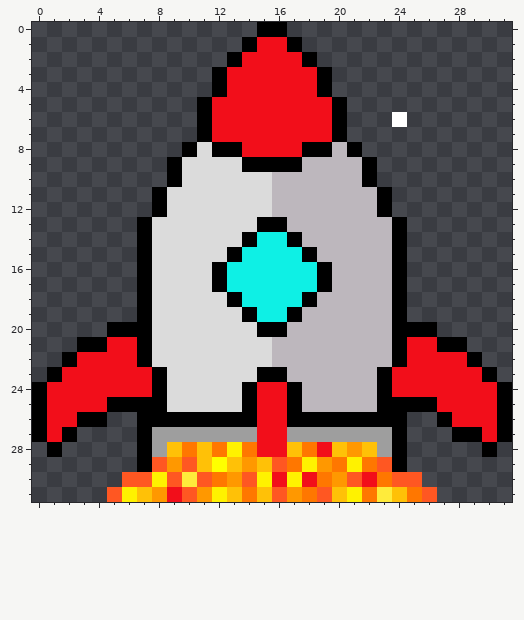
Pixel-art sprite -- resources/player_ship.png. This is how it looked before the edit.
The file is 32x32 pixels.
The result:
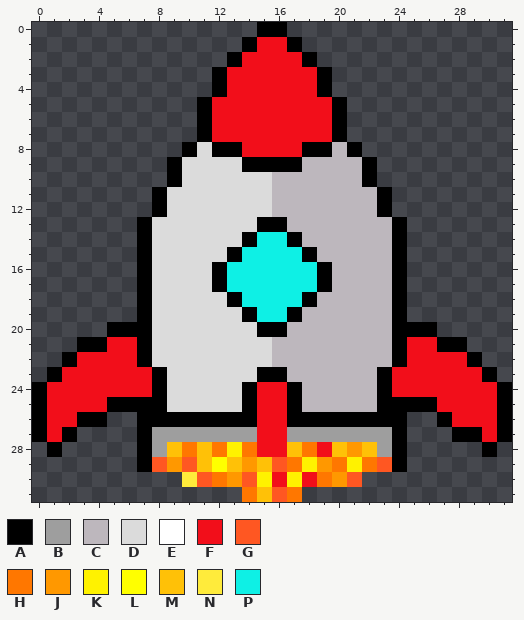
Palette (. is transparent): A #000000  B #9e9e9e  C #bdb7bd  D #dbdbdb  E #ffffff  F #f20e1a  G #ff5722  H #ff7700  J #ff9800  K #fff200  L #ffff00  M #ffc107  N #ffeb3b  P #0ef0e5
Difference:
The edit turns colour J into colour H in row 31 at x 17.
Colour E is removed in row 6 at x 24.
Colour F is removed in row 30 at x 22; in row 31 at x 9.
Colour G is removed in row 30 at x 6 to 7, 9 and 24 to 25; in row 31 at x 5, 10, 19 and 26.
Colour H is removed in row 30 at x 23; in row 31 at x 18, 22 and 25.
Colour J is removed in row 31 at x 8 and 11.
Colour K is removed in row 30 at x 8; in row 31 at x 6, 12 and 21.
Colour M is removed in row 31 at x 7, 13, 20 and 24.
Colour N is removed in row 31 at x 23.
Changed places in both pictures, as pixel boxes (x1, y1, x2, y2):
erased: (392, 112, 407, 127)
changed: (107, 472, 437, 502)
